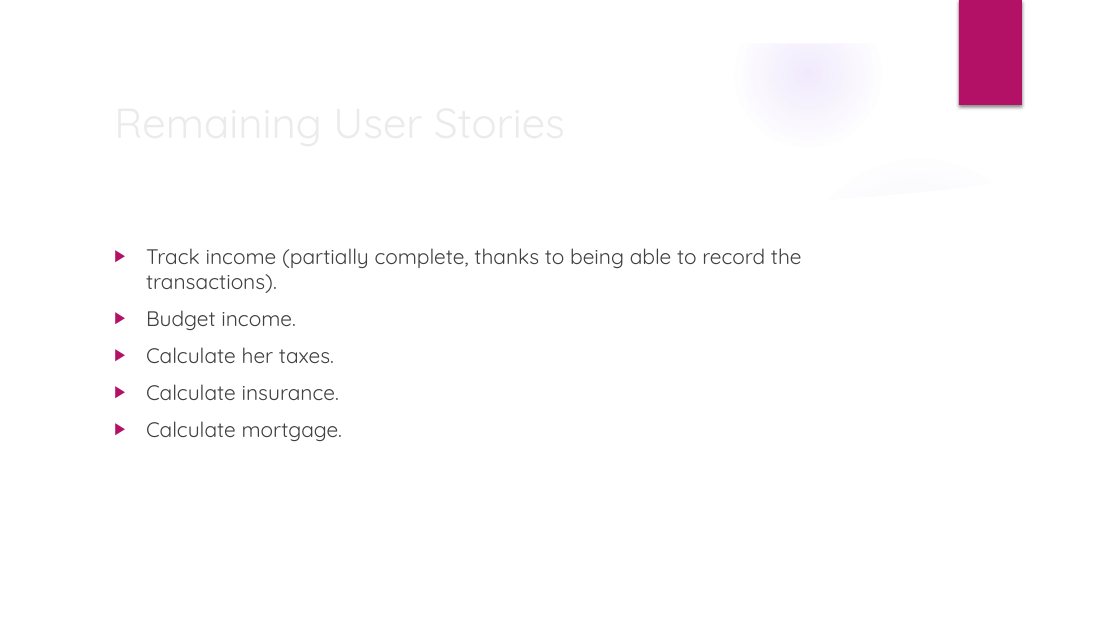
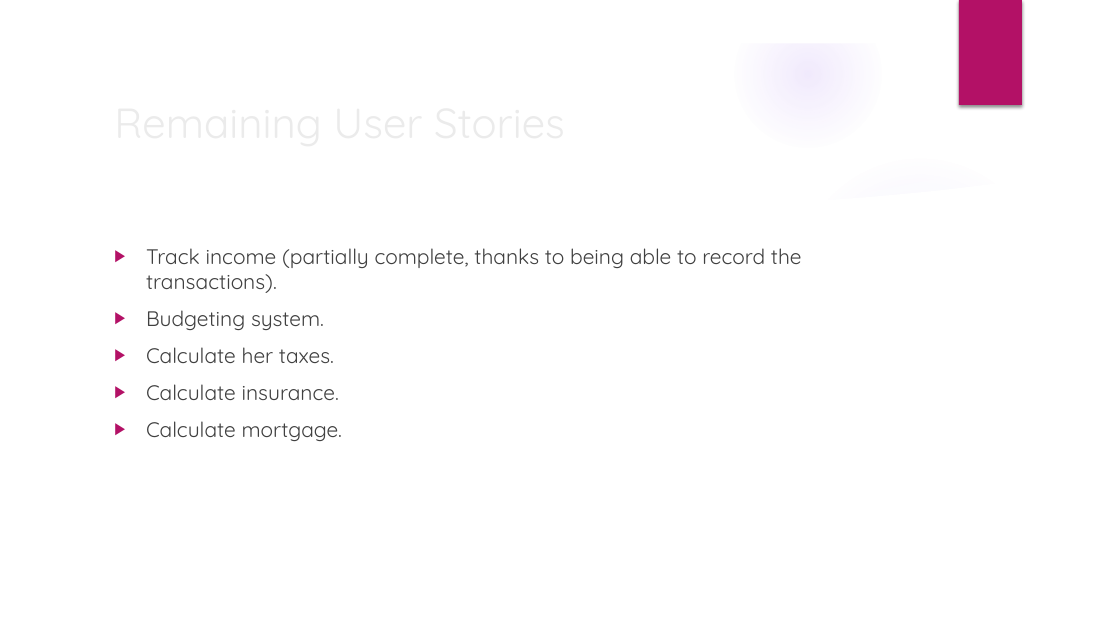
Before and after one commit to Xtrendence/CryptoShare, a slide deck: slide 8 of docs/Meetings/4/4.pptx. Drawn at 1120x630 pixels with LibreOffice and Linux fonts; fonts in the diff are those of the drawing; background and template pictures are left out. Boxes give left, top, right and bottom in pixels: in the first picture for what was removed or moved away, otherwise in the second. Text is boxed around its words. In the diff, an @@ line names an element or a change of style, - is before the commit and + after.

```diff
--- a/docs/Meetings/4/4.pptx
+++ b/docs/Meetings/4/4.pptx
@@ text at (x1=146, y1=310, x2=324, y2=330): text changed @@
-▶ Budget income.
+▶ Budgeting system.
```
Also in this commit, not shown: 2 other slides changed, 11 other files.
